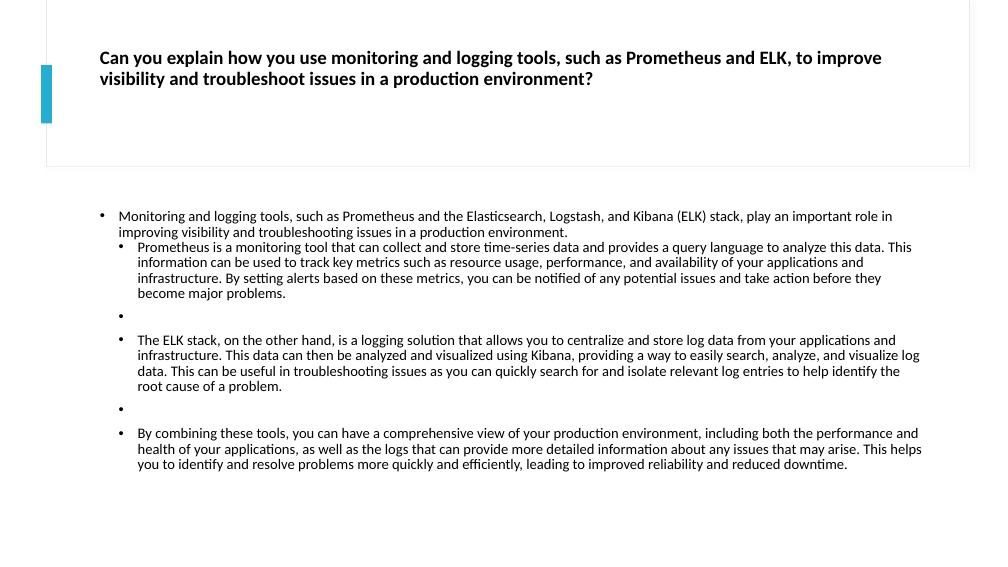
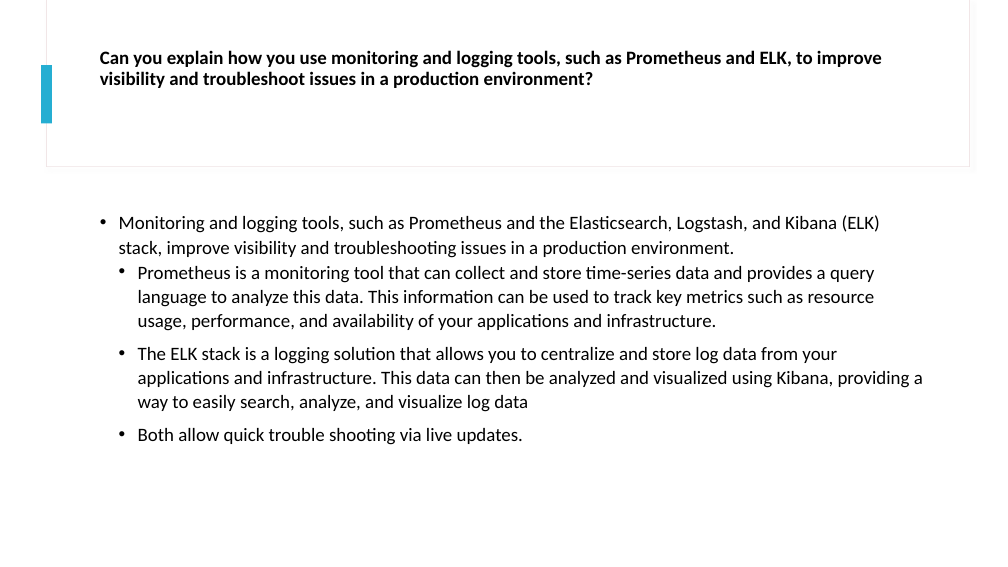
Before and after one commit to MasumMazid/Presentation_Ally_CI_CD, a slide deck: slide 7 of CI.CD.pptx. Drawn at 1008x567 pixels with LibreOffice and Linux fonts; fonts in the diff are those of the drawing. Boxes give left, top, right and bottom in pixels: in the first picture for what was removed or moved away, otherwise in the second. Text is boxed around its words. In the diff, an @@ line names an element or a change of style, - is before the commit and + after.

```diff
--- a/CI.CD.pptx
+++ b/CI.CD.pptx
@@ text at bbox=[119, 215, 923, 445]: text changed; size 13.9 to 18 pt @@
-• Monitoring and logging tools, such as Prometheus and the Elasticsearch, Logstash, and Kibana (ELK) stack, play an important role in improving visibility and troubleshooting issues in a production environment.
-• Prometheus is a monitoring tool that can collect and store time-series data and provides a query language to analyze this data. This information can be used to track key metrics such as resource usage, performance, and availability of your applications and infrastructure. By setting alerts based on these metrics, you can be notified of any potential issues and take action before they become major problems.
-• The ELK stack, on the other hand, is a logging solution that allows you to centralize and store log data from your applications and infrastructure. This data can then be analyzed and visualized using Kibana, providing a way to easily search, analyze, and visualize log data. This can be useful in troubleshooting issues as you can quickly search for and isolate relevant log entries to help identify the root cause of a problem.
-• By combining these tools, you can have a comprehensive view of your production environment, including both the performance and health of your applications, as well as the logs that can provide more detailed information about any issues that may arise. This helps you to identify and resolve problems more quickly and efficiently, leading to improved reliability and reduced downtime.
+• Monitoring and logging tools, such as Prometheus and the Elasticsearch, Logstash, and Kibana (ELK) stack, improve visibility and troubleshooting issues in a production environment.
+• Prometheus is a monitoring tool that can collect and store time-series data and provides a query language to analyze this data. This information can be used to track key metrics such as resource usage, performance, and availability of your applications and infrastructure.
+• The ELK stack is a logging solution that allows you to centralize and store log data from your applications and infrastructure. This data can then be analyzed and visualized using Kibana, providing a way to easily search, analyze, and visualize log data
+• Both allow quick trouble shooting via live updates.
```
Also in this commit, not shown: 6 other slides changed.
